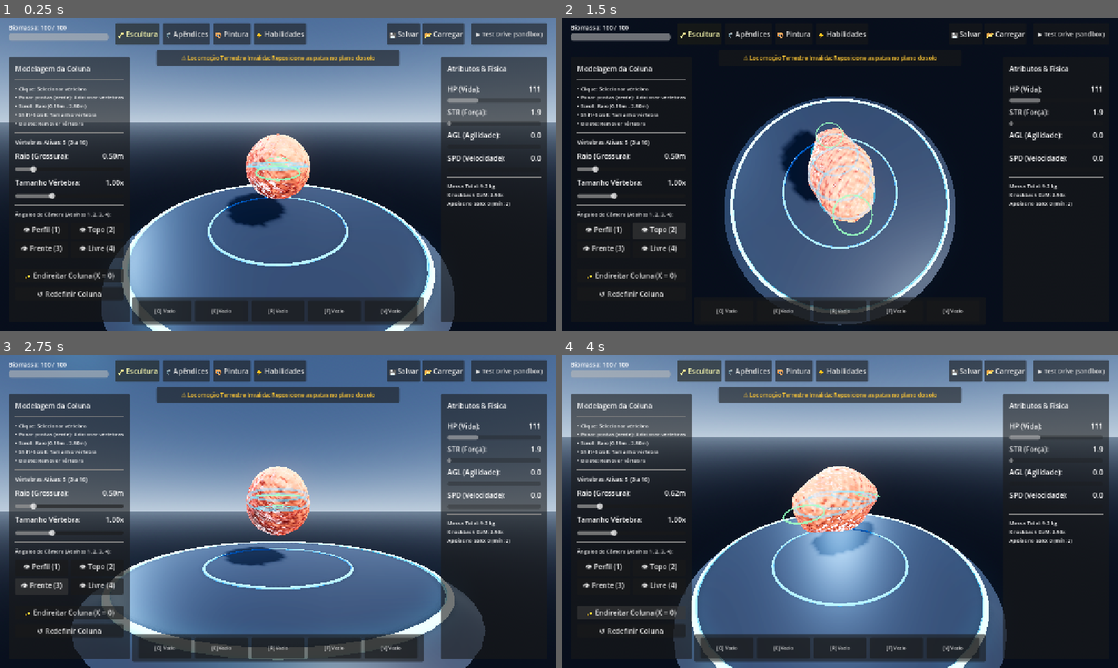
Above: before the commit, frames 1-4 (two rows, left to right).
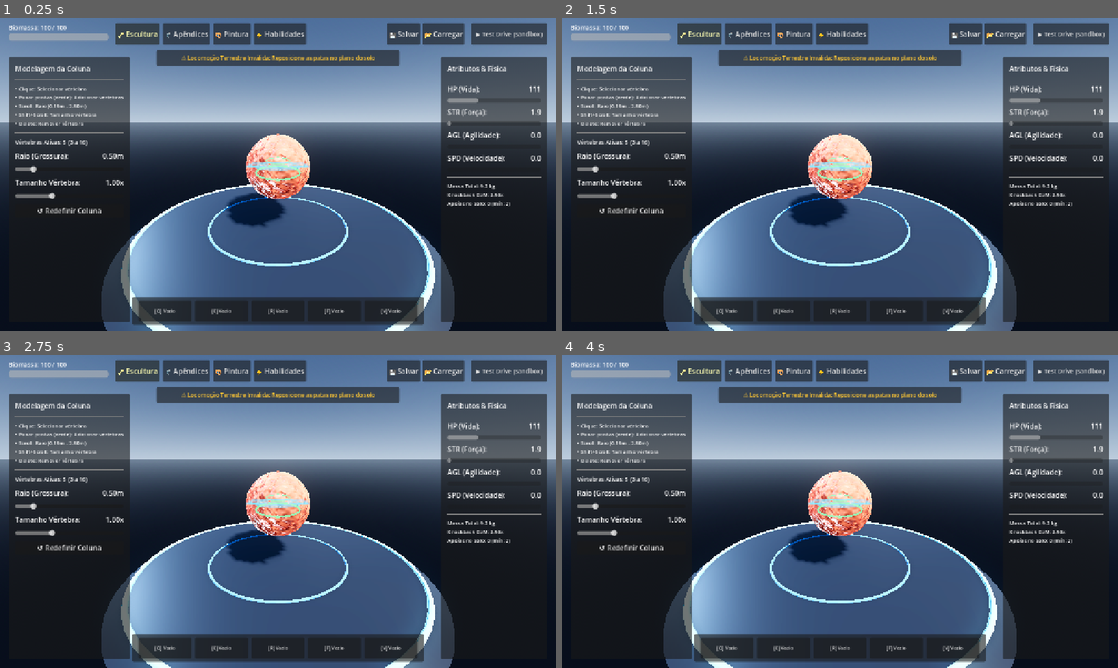
Above: after the commit, the same moments.

Repository: AnthonyRocsant/SporeCreatureEditor
Game: Godot game, scene res://scenes/editor/CreatureEditor.tscn
The game is run twice, just before and just after one commit, with the same random seed, the same clock (stepped at 60 frames per second) and the same inputs.
Inputs (mouse positions are in pixels of both pictures, inside the frame that each line leads up to):
- Up to frame 1 (0.25 s): no input
- Up to frame 2 (1.5 s): click (606, 230) at 0.5 s, where only the run before the commit has a clickable "👁 Perfil (1)"; click (656, 230) at 1.25 s, where only the run before the commit has a clickable "👁 Topo (2)"
- Up to frame 3 (2.75 s): click (44, 586) at 2 s, where only the run before the commit has a clickable "👁 Frente (3)"
- Up to frame 4 (4 s): click (656, 586) at 2.75 s, where only the run before the commit has a clickable "👁 Livre (4)"; click (628, 611) at 3.5 s, where only the run before the commit has a clickable "✨ Endireitar Coluna (X = 0)"

The runs differ from the first frame. In frame 1, 1.3% of the frame differs, in the area x 2-23%, y 59-90%; in frame 2, 64%, in the area x 0-100%, y 0-100%; in frame 3, 49%; in frame 4, 34%.

Commit message:
revert(ui): remove camera preset views and straighten spine button as requested

Diff:
--- a/scenes/editor/CreatureEditorUI.tscn
+++ b/scenes/editor/CreatureEditorUI.tscn
@@ -206,52 +206,6 @@
 max_value = 2.0
 step = 0.05
 value = 1.0
-
-[node name="HSeparator3" type="HSeparator" parent="SculptPanel/Margin/VBox"]
-layout_mode = 2
-
-[node name="LblCameraViews" type="Label" parent="SculptPanel/Margin/VBox"]
-layout_mode = 2
-theme_override_font_sizes/font_size = 12
-text = "Ângulos de Câmera (Atalhos 1, 2, 3, 4):"
-
-[node name="GridCameraViews" type="GridContainer" parent="SculptPanel/Margin/VBox"]
-layout_mode = 2
-columns = 2
-theme_override_constants/h_separation = 6
-theme_override_constants/v_separation = 6
-
-[node name="BtnViewSide" type="Button" parent="SculptPanel/Margin/VBox/GridCameraViews"]
-unique_name_in_owner = true
-layout_mode = 2
-size_flags_horizontal = 3
-text = "👁 Perfil (1)"
-
-[node name="BtnViewTop" type="Button" parent="SculptPanel/Margin/VBox/GridCameraViews"]
-unique_name_in_owner = true
-layout_mode = 2
-size_flags_horizontal = 3
-text = "👁 Topo (2)"
-
-[node name="BtnViewFront" type="Button" parent="SculptPanel/Margin/VBox/GridCameraViews"]
-unique_name_in_owner = true
-layout_mode = 2
-size_flags_horizontal = 3
-text = "👁 Frente (3)"
-
-[node name="BtnViewFree" type="Button" parent="SculptPanel/Margin/VBox/GridCameraViews"]
-unique_name_in_owner = true
-layout_mode = 2
-size_flags_horizontal = 3
-text = "👁 Livre (4)"
-
-[node name="HSeparator4" type="HSeparator" parent="SculptPanel/Margin/VBox"]
-layout_mode = 2
-
-[node name="BtnStraightenSpine" type="Button" parent="SculptPanel/Margin/VBox"]
-unique_name_in_owner = true
-layout_mode = 2
-text = "✨ Endireitar Coluna (X = 0)"
 
 [node name="BtnResetSpine" type="Button" parent="SculptPanel/Margin/VBox"]
 unique_name_in_owner = true
--- a/scripts/CreatureEditorScene.gd
+++ b/scripts/CreatureEditorScene.gd
@@ -69,7 +69,6 @@
 	ui.skill_factory = skill_factory
 	ui.creature_serializer = creature_serializer
 	ui.procedural_gait = procedural_gait
-	ui.orbit_camera = $OrbitCamera as OrbitCamera
 	ui._setup_signals()
 
 	editor_state.mode_changed.connect(_on_mode_changed)
--- a/scripts/CreatureEditorUI.gd
+++ b/scripts/CreatureEditorUI.gd
@@ -15,7 +15,6 @@
 @export var skill_factory: SkillFactory
 @export var creature_serializer: CreatureSerializer
 @export var procedural_gait: ProceduralGait
-@export var orbit_camera: OrbitCamera
 
 # Referências da UI - HUD Top
 @onready var biomass_bar: ProgressBar = %BiomassBar
@@ -40,11 +39,6 @@
 @onready var slider_vertebra_radius: HSlider = %SliderVertebraRadius
 @onready var lbl_vertebra_size_val: Label = %LblVertebraSizeVal
 @onready var slider_vertebra_size: HSlider = %SliderVertebraSize
-@onready var btn_view_side: Button = %BtnViewSide
-@onready var btn_view_top: Button = %BtnViewTop
-@onready var btn_view_front: Button = %BtnViewFront
-@onready var btn_view_free: Button = %BtnViewFree
-@onready var btn_straighten_spine: Button = %BtnStraightenSpine
 @onready var btn_reset_spine: Button = %BtnResetSpine
 
 # Referências da UI - Painel de Apêndices (Membros)
@@ -191,16 +185,6 @@
 	# 4. Painel de Escultura (Pilar 1)
 	if btn_reset_spine and not btn_reset_spine.pressed.is_connected(_on_reset_spine_pressed):
 		btn_reset_spine.pressed.connect(_on_reset_spine_pressed)
-	if btn_straighten_spine and not btn_straighten_spine.pressed.is_connected(_on_straighten_spine_pressed):
-		btn_straighten_spine.pressed.connect(_on_straighten_spine_pressed)
-	if btn_view_side and not btn_view_side.pressed.is_connected(func(): if orbit_camera: orbit_camera.set_preset_view("lateral")):
-		btn_view_side.pressed.connect(func(): if orbit_camera: orbit_camera.set_preset_view("lateral"))
-	if btn_view_top and not btn_view_top.pressed.is_connected(func(): if orbit_camera: orbit_camera.set_preset_view("topo")):
-		btn_view_top.pressed.connect(func(): if orbit_camera: orbit_camera.set_preset_view("topo"))
-	if btn_view_front and not btn_view_front.pressed.is_connected(func(): if orbit_camera: orbit_camera.set_preset_view("frontal")):
-		btn_view_front.pressed.connect(func(): if orbit_camera: orbit_camera.set_preset_view("frontal"))
-	if btn_view_free and not btn_view_free.pressed.is_connected(func(): if orbit_camera: orbit_camera.set_preset_view("perspectiva")):
-		btn_view_free.pressed.connect(func(): if orbit_camera: orbit_camera.set_preset_view("perspectiva"))
 	if slider_vertebra_radius and not slider_vertebra_radius.value_changed.is_connected(_on_vertebra_slider_radius_changed):
 		slider_vertebra_radius.value_changed.connect(_on_vertebra_slider_radius_changed)
 	if slider_vertebra_size and not slider_vertebra_size.value_changed.is_connected(_on_vertebra_slider_size_changed):
@@ -1448,10 +1432,6 @@
 	if spine_controller:
 		spine_controller.reset_spine()
 
-func _on_straighten_spine_pressed() -> void:
-	if spine_controller:
-		spine_controller.straighten_spine()
-
 func _on_vertebra_slider_radius_changed(value: float) -> void:
 	if not spine_controller:
 		return
--- a/scripts/OrbitCamera.gd
+++ b/scripts/OrbitCamera.gd
@@ -11,7 +11,6 @@
 var _yaw: float = 0.0
 var _pitch: float = 0.25
 var _is_rotating: bool = false
-var _view_tween: Tween
 
 func _ready() -> void:
 	_update_position()
@@ -24,8 +23,6 @@
 	if event is InputEventMouseButton:
 		if event.button_index == MOUSE_BUTTON_RIGHT:
 			_is_rotating = event.pressed
-			if _is_rotating and _view_tween and _view_tween.is_valid():
-				_view_tween.kill()
 		elif event.button_index == MOUSE_BUTTON_WHEEL_UP and event.pressed:
 			distance = clampf(distance - zoom_speed, min_distance, max_distance)
 			_update_position()
@@ -35,54 +32,7 @@
 
 	elif event is InputEventMouseMotion and _is_rotating:
 		_yaw -= event.relative.x * rotate_speed
-		_pitch = clampf(_pitch - event.relative.y * rotate_speed, -1.50, 1.50)
-		_update_position()
-
-	elif event is InputEventKey and event.pressed and not event.is_echo():
-		var focus_owner = get_viewport().gui_get_focus_owner()
-		if focus_owner is LineEdit or focus_owner is TextEdit:
-			return
-		if event.keycode == KEY_KP_1 or event.keycode == KEY_1:
-			set_preset_view("lateral")
-		elif event.keycode == KEY_KP_7 or event.keycode == KEY_2:
-			set_preset_view("topo")
-		elif event.keycode == KEY_KP_3 or event.keycode == KEY_3:
-			set_preset_view("frontal")
-		elif event.keycode == KEY_KP_5 or event.keycode == KEY_4:
-			set_preset_view("perspectiva")
-
-## Ajusta a câmera para um ângulo de visualização pré-definido (Lateral/Perfil, Topo/Vertical, Frontal, Perspectiva)
-func set_preset_view(view_name: String, smooth: bool = true) -> void:
-	var target_yaw: float = _yaw
-	var target_pitch: float = _pitch
-
-	match view_name.to_lower():
-		"side", "lateral", "perfil":
-			target_yaw = -PI * 0.5
-			target_pitch = 0.0
-		"top", "topo", "vertical", "superior":
-			target_yaw = 0.0
-			target_pitch = 1.48
-		"front", "frontal":
-			target_yaw = 0.0
-			target_pitch = 0.0
-		"back", "traseira":
-			target_yaw = PI
-			target_pitch = 0.0
-		"perspective", "perspectiva", "free", "isometric", "livre":
-			target_yaw = 0.785
-			target_pitch = 0.35
-
-	if _view_tween and _view_tween.is_valid():
-		_view_tween.kill()
-
-	if smooth and is_inside_tree():
-		_view_tween = create_tween().set_parallel(true).set_trans(Tween.TRANS_QUAD).set_ease(Tween.EASE_OUT)
-		_view_tween.tween_property(self, "_yaw", target_yaw, 0.28)
-		_view_tween.tween_property(self, "_pitch", target_pitch, 0.28)
-	else:
-		_yaw = target_yaw
-		_pitch = target_pitch
+		_pitch = clampf(_pitch - event.relative.y * rotate_speed, -1.45, 1.45)
 		_update_position()
 
 func _update_position() -> void:
